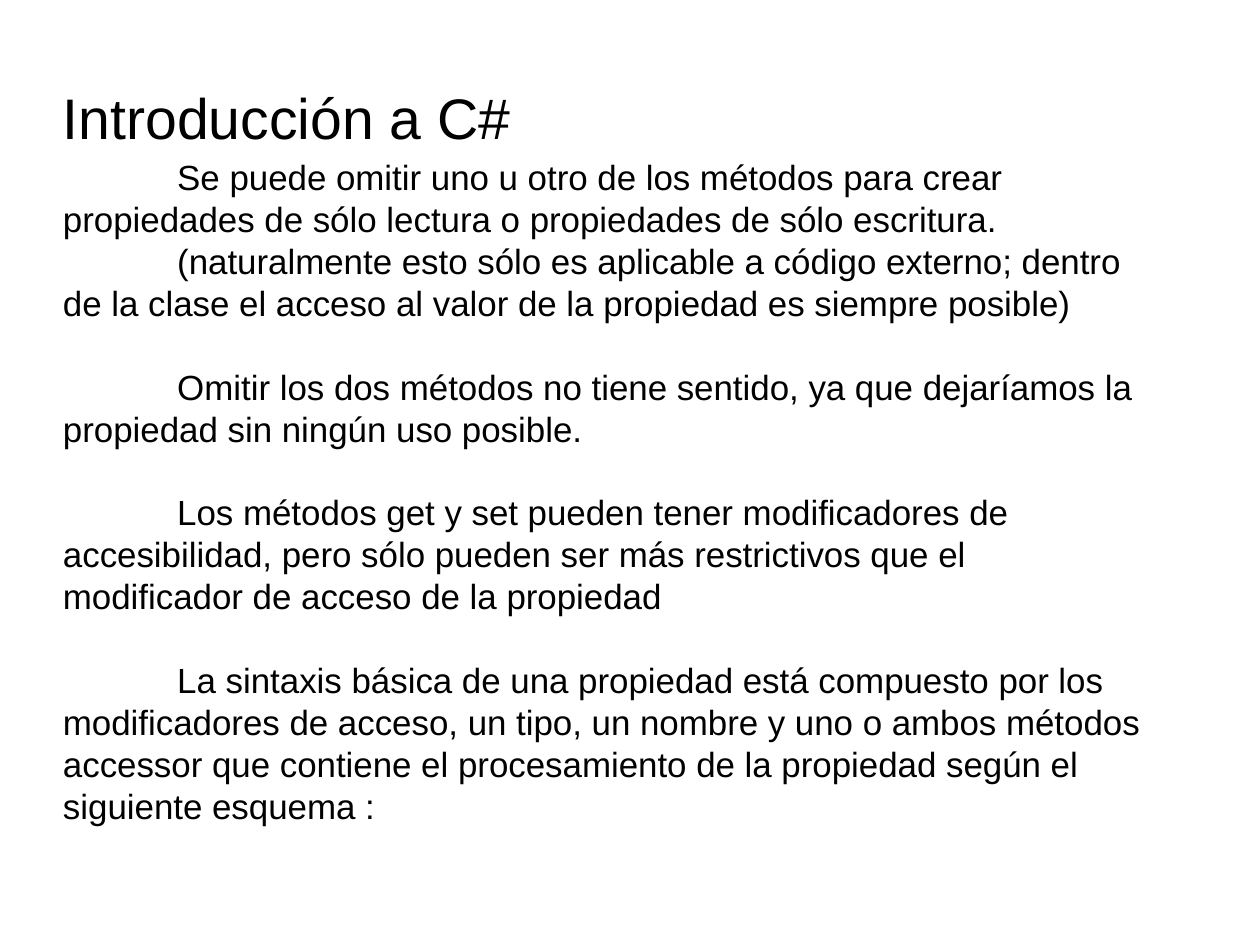
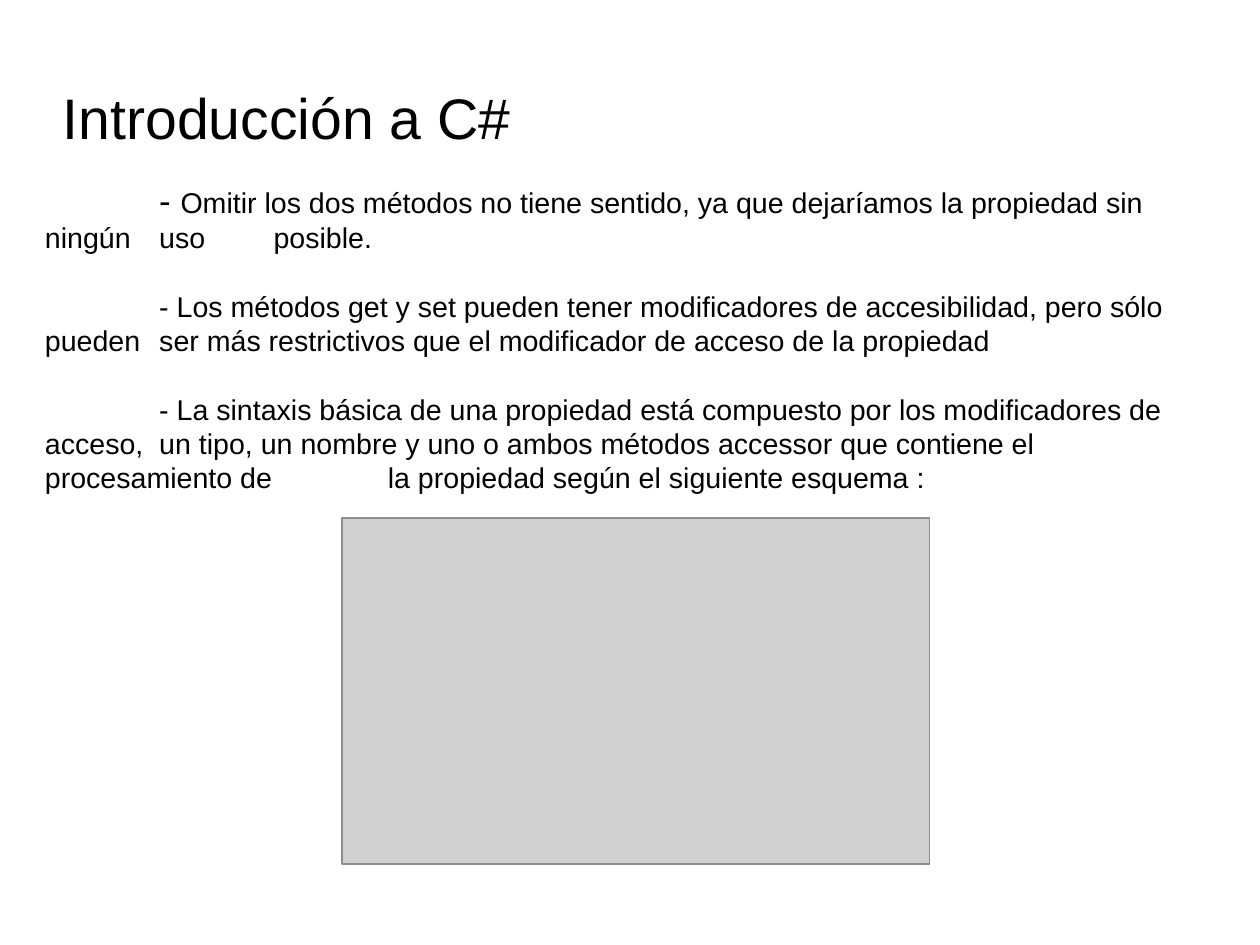
Before and after one commit to videojuegos-abastos/PMV, a slide deck: slide 7 of te/Tema 4 (Chema)/t4.3.- Definiendo miembros de una clase.odp (slide 6 before the commit). Drawn at 1260x945 pixels with LibreOffice and Linux fonts; fonts in the diff are those of the drawing; grey boxes stand for pictures; background and template pictures are left out. Boxes give left, top, right and bottom in pixels: in the first picture for what was removed or moved away, otherwise in the second. Text is boxed around its words. In the diff, an @@ line names an element or a change of style, - is before the commit and + after.

```diff
--- a/te/Tema 4 (Chema)/t4.3.- Definiendo miembros de una clase.odp
+++ b/te/Tema 4 (Chema)/t4.3.- Definiendo miembros de una clase.odp
@@ text "- Omitir los dos métodos ..." at box(45, 192, 1162, 494): vertical alignment middle to top @@
@@ text at box(45, 192, 1162, 494): text changed; size 22 to 18 pt @@
-Se puede omitir uno u otro de los métodos para crear propiedades de sólo lectura o propiedades de sólo escritura.
-(naturalmente esto sólo es aplicable a código externo; dentro de la clase el acceso al valor de la propiedad es siempre posible)
-Omitir los dos métodos no tiene sentido, ya que dejaríamos la propiedad sin ningún uso posible.
-Los métodos get y set pueden tener modificadores de accesibilidad, pero sólo pueden ser más restrictivos que el modificador de acceso de la propiedad
-La sintaxis básica de una propiedad está compuesto por los modificadores de acceso, un tipo, un nombre y uno o ambos métodos accessor que contiene el procesamiento de la propiedad según el siguiente esquema :
+- Omitir los dos métodos no tiene sentido, ya que dejaríamos la propiedad sin ningún uso posible.
+- Los métodos get y set pueden tener modificadores de accesibilidad, pero sólo pueden ser más restrictivos que el modificador de acceso de la propiedad
+- La sintaxis básica de una propiedad está compuesto por los modificadores de acceso, un tipo, un nombre y uno o ambos métodos accessor que contiene el procesamiento de la propiedad según el siguiente esquema :
@@ picture added at box(342, 518, 930, 864) @@
```
Also in this commit, not shown: 20 other slides changed, 1 slide added, 4 slides removed, 1 other file.
